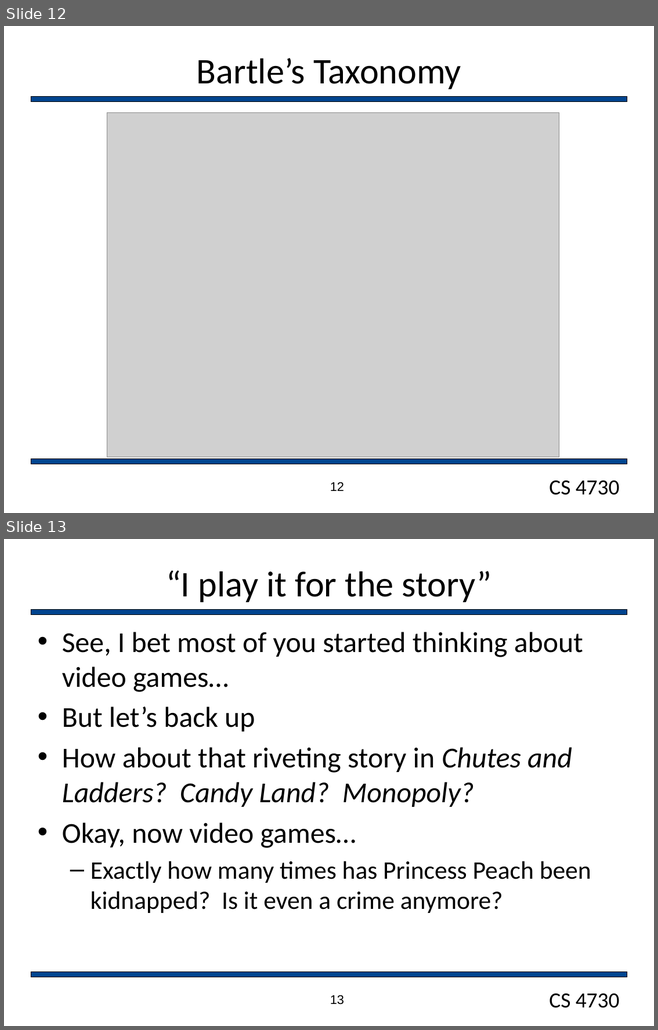
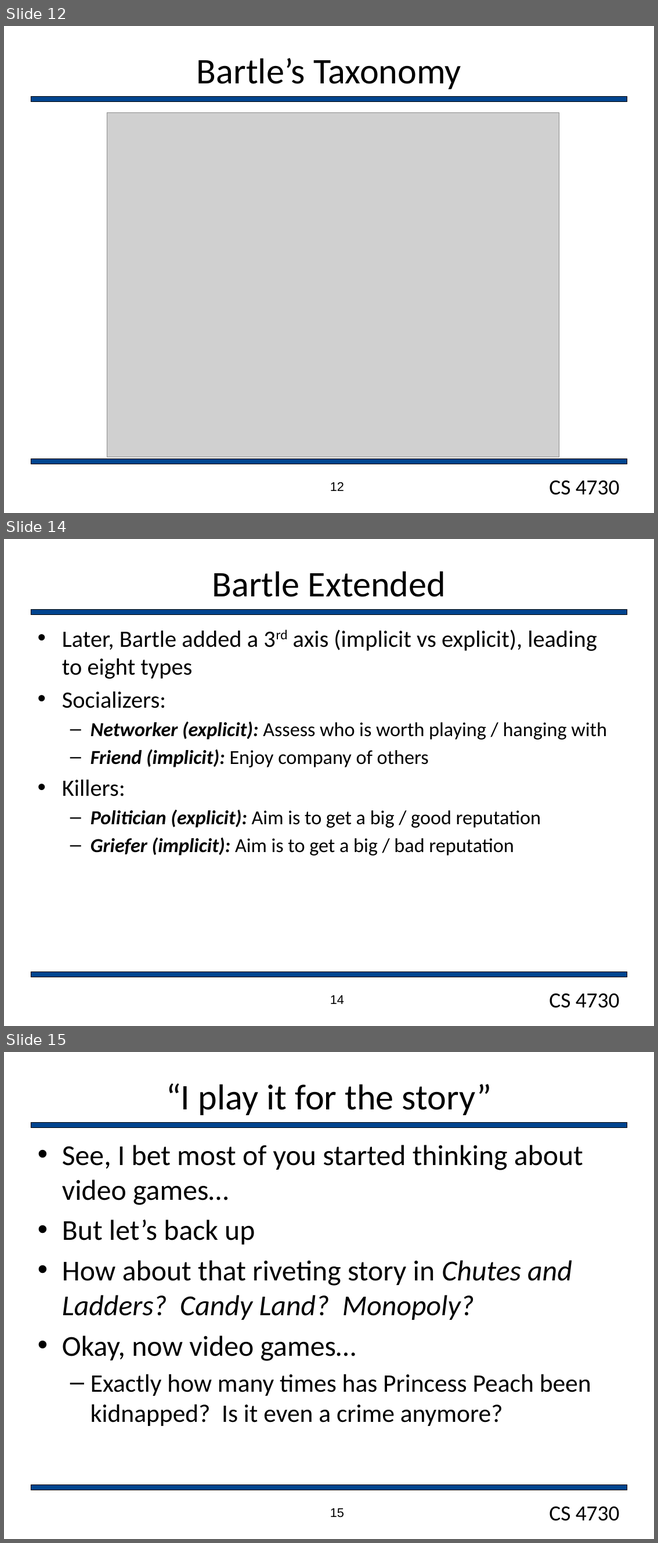
Before and after one commit to markfloryan/gamedesign, a slide deck: slides/WhatIsAGame.pptx. Shown one above the other, each under a label of ours: slides 12 and 13 before the commit, slides 12, 14 and 15 after it; the slides between them are not shown. The pictures are 658x1030 and 658x1543 pixels, drawn with LibreOffice and Linux fonts; fonts in the diff are those of the drawing; grey boxes stand for pictures; background and template pictures are left out. Boxes give left, top, right and bottom in pixels: in the first picture for what was removed or moved away, otherwise in the second. Text is boxed around its words. In the diff, an @@ line names an element or a change of style, - is before the commit and + after.

```diff
--- a/slides/WhatIsAGame.pptx
+++ b/slides/WhatIsAGame.pptx
@@ slide 14 added at (4,539,654,1026), background #FFFFFF; not listed: 3 template elements that a slide beside it also shows @@
@@ title added at (212,571,445,597), 40 pt, text #000000 @@
+Bartle Extended
@@ text added at (62,629,607,856), 22 pt, text #000000 @@
+• Later, Bartle added a 3rd axis (implicit vs explicit), leading to eight types
+• Socializers:
+  – Networker (explicit): Assess who is worth playing / hanging with
+  – Friend (implicit): Enjoy company of others
+• Killers:
+  – Politician (explicit): Aim is to get a big / good reputation
+  – Griefer (implicit): Aim is to get a big / bad reputation
@@ page number added at (330,995,344,1004), 14 pt, text #000000 @@
+14
@@ what was slide 13 is now slide 15 @@
@@ page number at (330,1508,344,1518): text changed @@
-13
+15
```
Also in this commit, not shown: 1 slide changed, 1 other slide added, 1 slide removed, 6 other files.
